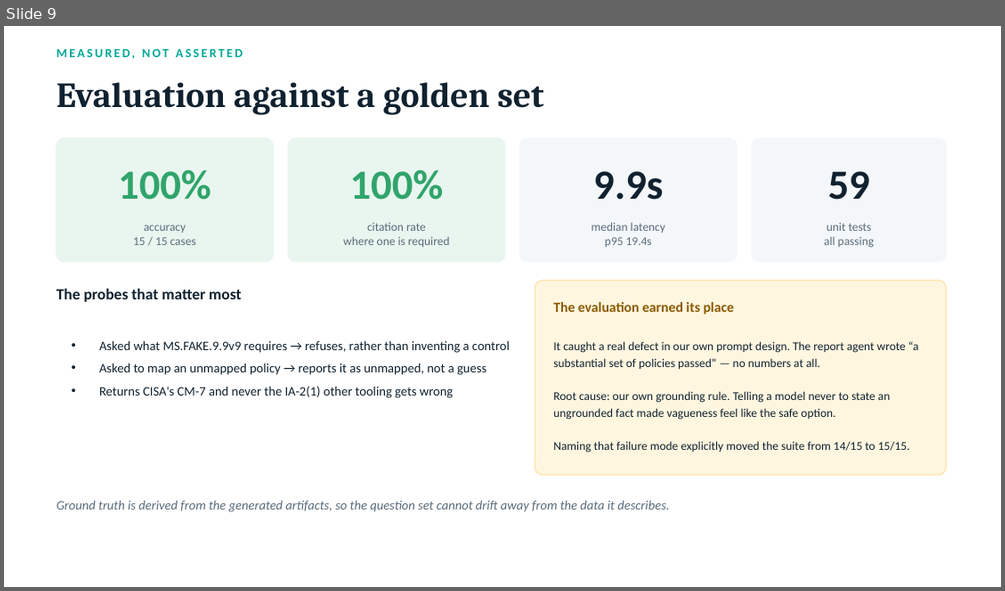
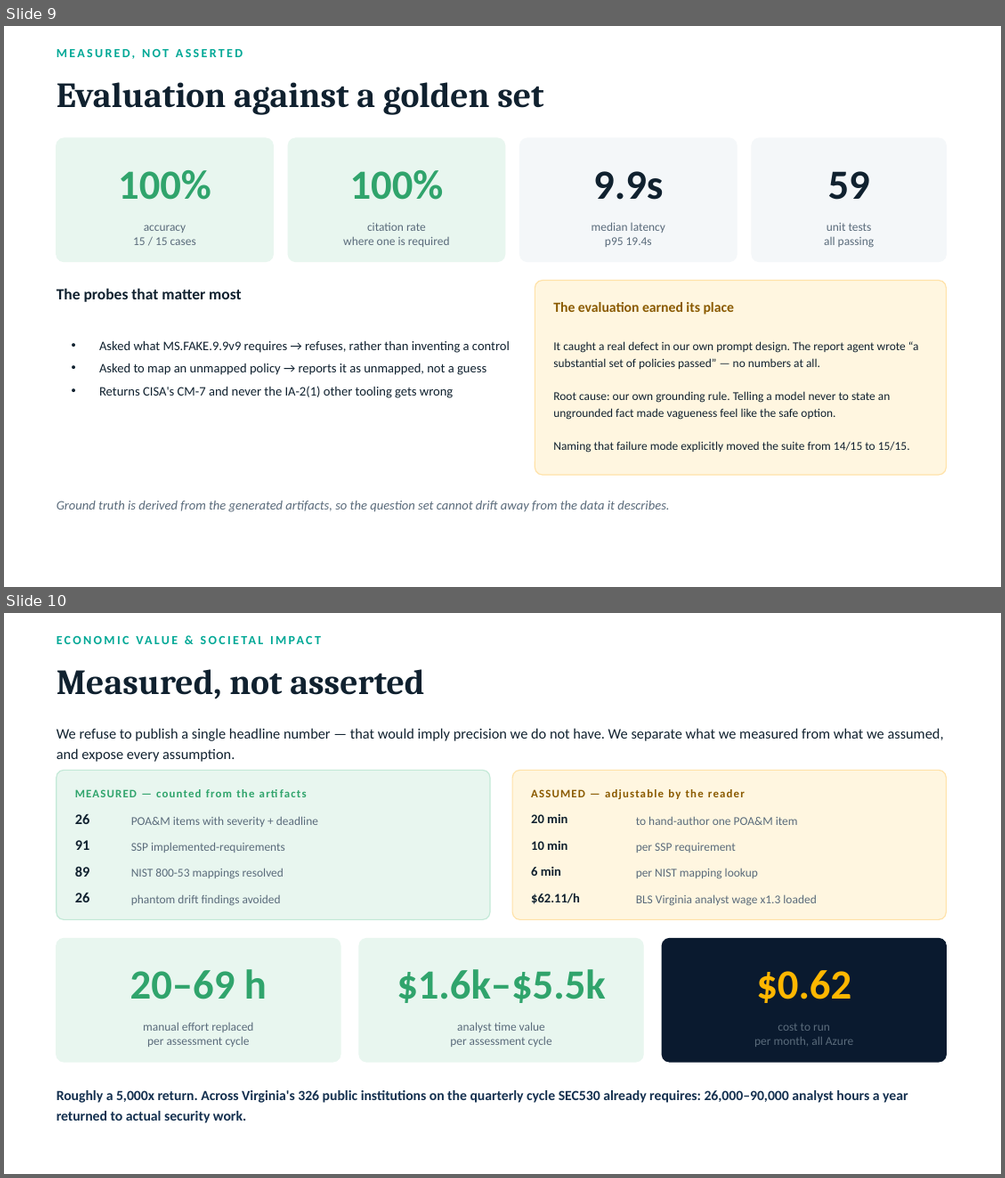
Before and after one commit to saleha-muzammil/microsoft-sec, a slide deck: docs/presentation.pptx. Shown one above the other, each under a label of ours: slide 9 before the commit, slides 9 and 10 after it. The pictures are 1005x591 and 1005x1178 pixels, drawn with LibreOffice and Linux fonts; fonts in the diff are those of the drawing. Boxes give left, top, right and bottom in pixels: in the first picture for what was removed or moved away, otherwise in the second. Text is boxed around its words. In the diff, an @@ line names an element or a change of style, - is before the commit and + after.

Commit message:
feat: quantified impact model - measured counts, adjustable assumptions
Closes the one criterion where our loss was deterministic. The rubric asks
for a MEASURABLE benefit and we were asserting "weeks of manual work",
which is an adjective. Our own rules checklist flagged this gap and we had
not acted on it.

The design decision that matters here is refusing to publish a headline
number. A point estimate would imply precision we do not have, and to a
compliance audience false confidence is worse than an honest range. So the
model separates two things vendor claims usually blur:

  MEASURED   counted directly from the generated OSCAL. 26 POA&M items,
             91 SSP implemented-requirements, 89 mappings resolved, 26
             phantom drift findings avoided. No assumption involved.

  ASSUMED    how long each takes a human by hand, and what that hour costs.
             Every input named, defaulted conservatively, cited where a
             public source exists, and exposed as a slider in the app.

Result per assessment cycle: 20-69 analyst hours, $1,584-$5,544 of time,
against $0.62/month to run - roughly a 5,000x return. The deterministic
pipeline is local computation and Azure AI Search is on the free tier, so
nearly all the running cost is AI questions. Scaled across Virginia's 326
public institutions on the quarterly cycle SEC530 already requires:
26,000-90,000 analyst hours a year.

Public figures verified rather than assumed: Virginia's BLS mean wage for
Information Security Analysts ($62.11/hr), 131 school divisions, 95
counties + 38 independent cities, 39 public four-year institutions, 23
community colleges.

Tests protect the distinction the model exists to make: measurements must
trace to artifacts, and changing an assumption must visibly move the
answer. A model whose output ignores its inputs is a headline number
wearing a disguise.

Two bugs fixed while building it: the view block silently failed to apply
because a string match missed, so the tab rendered the wrong page; and
Streamlit renders $...$ as LaTeX, which turned the cost sentence into
monospace math until the dollar signs were escaped.

67 tests. README, deck slide, video script and project description all
carry the number - a figure that exists only in the app does not score.

```diff
--- a/docs/presentation.pptx
+++ b/docs/presentation.pptx
@@ slide 10 added at (4, 613, 1001, 1174), background #FFFFFF @@
@@ text added at (57, 628, 947, 652), 12 pt, text #00A896, bold @@
+ECONOMIC VALUE & SOCIETAL IMPACT
@@ text added at (57, 669, 424, 699), 34 pt, text #10212F, bold @@
+Measured, not asserted
@@ text added at (57, 728, 944, 762), 14 pt, text #10212F @@
+We refuse to publish a single headline number — that would imply precision we do not have. We separate what we measured from what we assumed, and expose every assumption.
@@ rounded rectangle added at (57, 770, 490, 919), fill #E8F6EF, outline #C3E9D7 1 pt @@
@@ rounded rectangle added at (512, 770, 947, 919), fill #FFF6E0, outline #FFE2A8 1 pt @@
@@ text added at (75, 789, 254, 797), 11 pt, text #30A46C, bold @@
+MEASURED — counted from the artifacts
@@ text added at (531, 789, 744, 799), 11 pt, text #8A5A00, bold @@
+ASSUMED — adjustable by the reader
@@ text added at (75, 814, 90, 824), 14 pt, text #10212F, bold @@
+26
@@ text added at (131, 816, 318, 827), 11.5 pt, text #5A6B7B @@
+POA&M items with severity + deadline
@@ text added at (531, 814, 567, 823), 12.5 pt, text #10212F, bold @@
+20 min
@@ text added at (636, 816, 798, 825), 11.5 pt, text #5A6B7B @@
+to hand-author one POA&M item
@@ text added at (75, 840, 90, 850), 14 pt, text #10212F, bold @@
+91
@@ text added at (131, 842, 285, 852), 11.5 pt, text #5A6B7B @@
+SSP implemented-requirements
@@ text added at (531, 841, 567, 850), 12.5 pt, text #10212F, bold @@
+10 min
@@ text added at (636, 843, 736, 852), 11.5 pt, text #5A6B7B @@
+per SSP requirement
@@ text added at (75, 866, 90, 876), 14 pt, text #10212F, bold @@
+89
@@ text added at (131, 868, 283, 878), 11.5 pt, text #5A6B7B @@
+NIST 800-53 mappings resolved
@@ text added at (531, 867, 561, 876), 12.5 pt, text #10212F, bold @@
+6 min
@@ text added at (636, 868, 758, 879), 11.5 pt, text #5A6B7B @@
+per NIST mapping lookup
@@ text added at (75, 892, 90, 902), 14 pt, text #10212F, bold @@
+26
@@ text added at (131, 894, 281, 905), 11.5 pt, text #5A6B7B @@
+phantom drift findings avoided
@@ text added at (531, 892, 580, 904), 12.5 pt, text #10212F, bold @@
+$62.11/h
@@ text added at (636, 894, 816, 906), 11.5 pt, text #5A6B7B @@
+BLS Virginia analyst wage x1.3 loaded
@@ rounded rectangle added at (57, 938, 340, 1062), fill #E8F6EF, outline #E8F6EF 1 pt @@
@@ rounded rectangle added at (359, 938, 643, 1062), fill #E8F6EF, outline #E8F6EF 1 pt @@
@@ rounded rectangle added at (662, 938, 947, 1062), fill #0A1A2F, outline #0A1A2F 1 pt @@
@@ text added at (130, 969, 267, 999), 40 pt, text #30A46C, bold @@
+20–69 h
@@ text added at (396, 969, 605, 1003), 40 pt, text #30A46C, bold @@
+$1.6k–$5.5k
@@ text added at (756, 970, 851, 1003), 40 pt, text #FFB700, bold @@
+$0.62
@@ text added at (143, 1022, 253, 1046), 11.5 pt, text #5A6B7B @@
+manual effort replaced
+per assessment cycle
@@ text added at (450, 1022, 552, 1046), 11.5 pt, text #5A6B7B @@
+analyst time value
+per assessment cycle
@@ text added at (754, 1023, 853, 1046), 11.5 pt, text #5A6B7B @@
+cost to run
+per month, all Azure
@@ text added at (57, 1090, 907, 1123), 13.5 pt, text #14304F, bold @@
+Roughly a 5,000x return. Across Virginia's 326 public institutions on the quarterly cycle SEC530 already requires: 26,000–90,000 analyst hours a year returned to actual security work.
```
Also in this commit, not shown: 1 slide removed, 8 other files.
